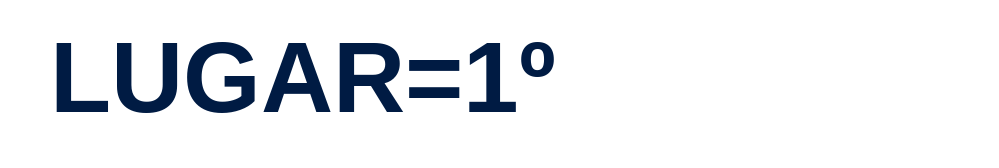
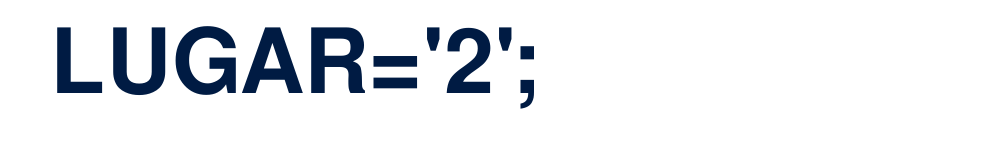
Layers edited between the first and the second 999 × 168 image:
renamed "LUGAR=1º" to "LUGAR='2';", painted on it over left=56, top=26, right=554, bottom=113
